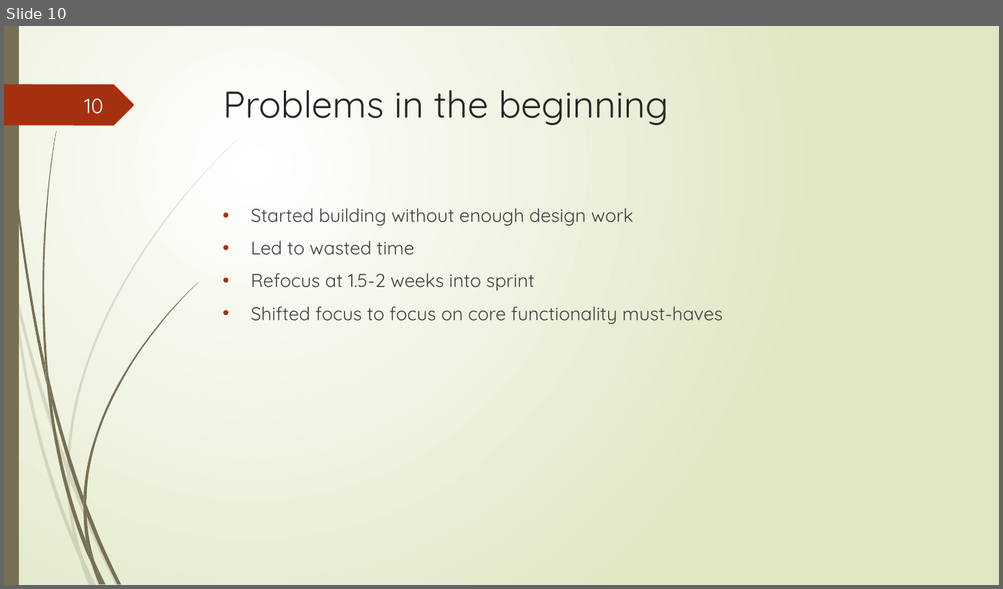
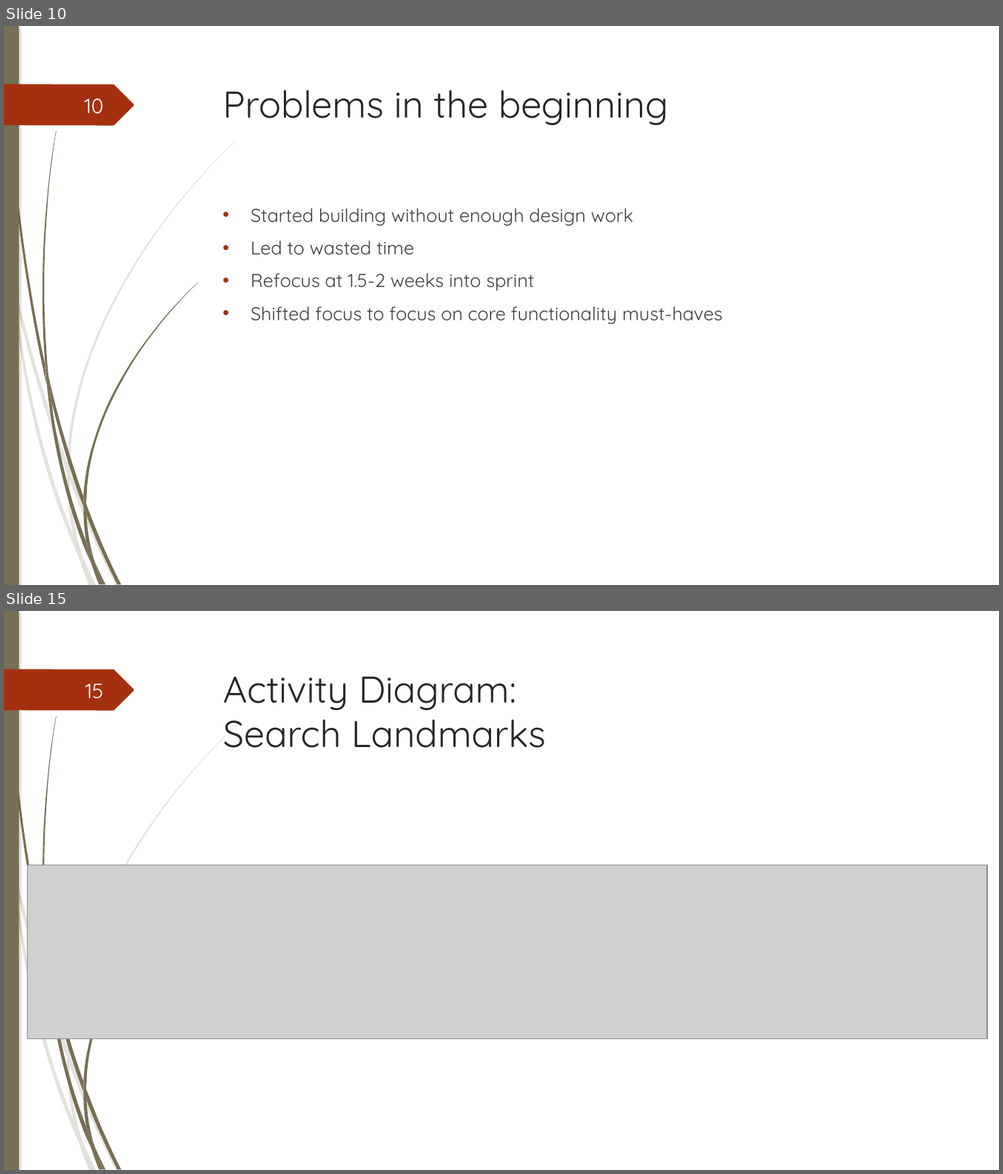
Before and after one commit to junmin-yee/Landmarked, a slide deck: Presentations/Sprint01 ReviewMeeting.pptx. Shown one above the other, each under a label of ours: slide 10 before the commit, slides 10 and 15 after it; the slides between them are not shown. The pictures are 1003x589 and 1003x1174 pixels, drawn with LibreOffice and Linux fonts; fonts in the diff are those of the drawing; grey boxes stand for pictures. Boxes give left, top, right and bottom in pixels: in the first picture for what was removed or moved away, otherwise in the second. Text is boxed around its words. In the diff, an @@ line names an element or a change of style, - is before the commit and + after.

```diff
--- a/Presentations/Sprint01 ReviewMeeting.pptx
+++ b/Presentations/Sprint01 ReviewMeeting.pptx
@@ slide 15 added at (4, 611, 999, 1170), background #FFFFFF; not listed: 23 template elements that a slide beside it also shows @@
@@ text added at (223, 676, 546, 748), 36 pt, text #262626 @@
+Activity Diagram:
+Search Landmarks
@@ page number added at (85, 684, 104, 698), 20 pt, text #FEFFFF @@
+15
@@ picture added at (27, 866, 987, 1039) @@
@@ slide 10 changed as well @@
@@ background gradient #FFFFFF to #DFE8C4 to #FFFFFF @@
@@ rectangle at (4, 26, 19, 585): shadow on @@
@@ outline redrawn in 13 elements at (14, 284, 68, 473), (70, 471, 119, 585), (12, 287, 79, 559), (67, 473, 82, 557), (68, 140, 237, 471), (74, 536, 93, 585), (6, 26, 46, 385), (86, 504, 121, 585), (42, 131, 57, 378), (83, 283, 198, 504), (83, 507, 94, 562), (83, 497, 86, 515), (4, 84, 134, 125) @@
@@ text "Started building without enough design ..." at (250, 208, 723, 324): indent changed @@
```
Also in this commit, not shown: 26 other slides changed, 8 other slides added, 4 slides removed.
